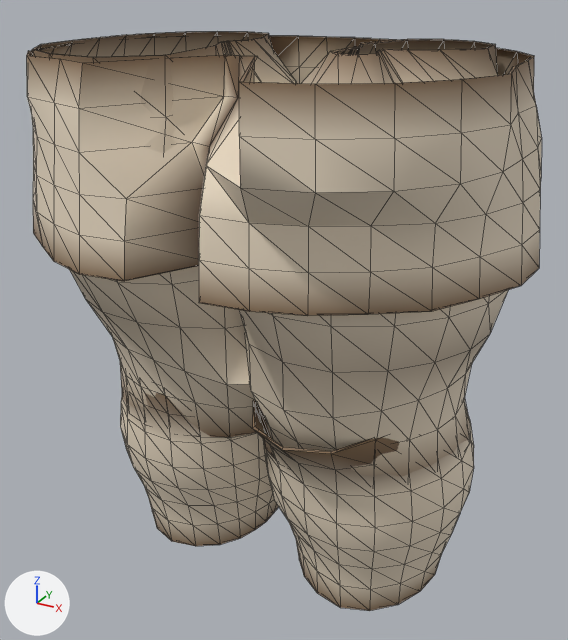
Renders of the glTF model assets_src/armor/kargan_0/leather_a_legs.glb from each side of a commit.
Before and after are seen from a camera (50 mm lens) standing at (0.556, -1.025, 1.188) and looking at (0.011, -0.035, 0.693). The axes (+X, +Y, +Z) are drawn at lower left. The lights are the same throughout. The older version comes first. Mesh edges are drawn as thin lines. Vertices at exactly the same position are counted once.

Script lines for the objects in view, before the commit:
```python
mat_leather = bpy.data.materials.new('leather')
mat_leather.use_nodes = True; mat_leather.node_tree.nodes.clear()
_N = mat_leather.node_tree.nodes; _L = mat_leather.node_tree.links
n0 = _N.new('ShaderNodeBsdfPrincipled'); n0.name = 'Principled BSDF'
n0.inputs[2].default_value = 0.66  # 'Roughness'
n1 = _N.new('ShaderNodeOutputMaterial'); n1.name = 'Material Output'
n2 = _N.new('ShaderNodeVertexColor'); n2.name = 'Color Attribute'
_L.new(n0.outputs[0], n1.inputs[0])  # 'BSDF' to 'Surface'
_L.new(n2.outputs[0], n0.inputs[0])  # 'Color' to 'Base Color'
me_leather_a_legs = bpy.data.meshes.new('leather_a_legs')
me_leather_a_legs.from_pydata(...)  # 1180 vertices, 2120 faces; spans x -0.374..0.381, y -0.364..0.275, z 0.26..1.1
me_leather_a_legs.materials.append(mat_leather)
ob_leather_a_legs = bpy.data.objects.new('leather_a_legs', me_leather_a_legs)
ob_leather_a_legs.location = (0.0, 0.0, 0.0)
```
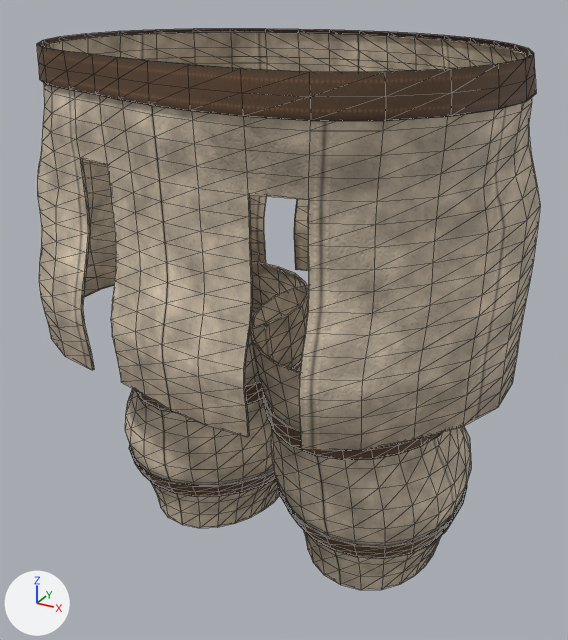
Changed parts and their boxes [x1, y1, x2, y2] in the pictures (568 x 640 px):
'leather_a_legs', surface changed, reshaped: before [27, 32, 542, 611]; after [37, 29, 540, 590]
part 1 of me_leather_a_legs, rebuilt (49% taller): before [27, 36, 542, 316]; after [37, 32, 540, 451]
part 2 of me_leather_a_legs, rebuilt: before [120, 393, 279, 546]; after [125, 261, 309, 528]
part 3 of me_leather_a_legs, rebuilt: before [252, 400, 474, 611]; after [250, 285, 471, 590]
part 4 of me_leather_a_legs, added (brown): after [37, 29, 536, 121]
part 5 of me_leather_a_legs, added: after [263, 392, 442, 460]
part 6 of me_leather_a_legs, added: after [277, 483, 467, 559]
part 7 of me_leather_a_legs, added (mostly hidden): after [135, 361, 301, 413]
part 8 of me_leather_a_legs, added: after [129, 445, 276, 497]
part 9 of me_leather_a_legs, deleted (brown): before [32, 32, 508, 477]

What changed in the scene script:
```text
Add img_strap_orm_png:
    img_strap_orm_png = load_image('strap_orm.png', '../textures/strap_orm.png', 128, 64, 'Non-Color')
Add img_strap_c_png:
    img_strap_c_png = load_image('strap_c.png', '../textures/strap_c.png', 128, 64, 'sRGB')
Add img_strap_n_png:
    img_strap_n_png = load_image('strap_n.png', '../textures/strap_n.png', 128, 64, 'Non-Color')
Add img_leather_orm_png:
    img_leather_orm_png = load_image('leather_orm.png', '../textures/leather_orm.png', 256, 256, 'Non-Color')
Add img_leather_c_png:
    img_leather_c_png = load_image('leather_c.png', '../textures/leather_c.png', 256, 256, 'sRGB')
Add img_leather_n_png:
    img_leather_n_png = load_image('leather_n.png', '../textures/leather_n.png', 256, 256, 'Non-Color')
Change mat_leather:
    remove # nodes: BsdfPrincipled, OutputMaterial, VertexColor
    nodes: BsdfPrincipled, Mix, NormalMap, OutputMaterial, SeparateColor, TexImage x3, VertexColor
    uses the picture img_leather_c_png
    uses the picture img_leather_n_png
    uses the picture img_leather_orm_png
Add mat_strap:
    mat_strap = bpy.data.materials.new('strap')
    # uses the picture img_strap_c_png
    # uses the picture img_strap_n_png
    # uses the picture img_strap_orm_png
Change me_leather_a_legs:
    used by ob_leather_a_legs; location = (0.0, 0.0, 0.0)
    remove me_leather_a_legs.from_pydata(...)  # 1180 vertices, 2120 faces; spans x -0.374..0.381, y -0.364..0.275, z 0.26..1.1
    add me_leather_a_legs.from_pydata(...)  # 2144 vertices, 3776 faces; spans x -0.375..0.373, y -0.349..0.261, z 0.288..1.105
    me_leather_a_legs part 1: the loose piece of 256 vertices spanning x -0.374..0.381, y -0.364..0.275, z 0.839..1.094 is rebuilt with 736 vertices and now spans x -0.375..0.373, y -0.344..0.261, z 0.668..1.099
    me_leather_a_legs part 2: the loose piece of 220 vertices spanning x -0.313..0.03, y -0.18..0.198, z 0.26..0.636 is rebuilt with 384 vertices and now spans x -0.31..0.031, y -0.198..0.192, z 0.288..0.72
    me_leather_a_legs part 3: the loose piece of 220 vertices spanning x -0.024..0.315, y -0.238..0.197, z 0.26..0.635 is rebuilt with 384 vertices and now spans x -0.028..0.311, y -0.201..0.192, z 0.288..0.72
    me_leather_a_legs part 4: a new loose piece of 160 vertices spanning x -0.338..0.359, y -0.349..0.224, z 1.059..1.105, in mat_strap
    me_leather_a_legs part 5: a new loose piece of 120 vertices spanning x -0.013..0.282, y -0.176..0.15, z 0.561..0.613, in mat_strap
    me_leather_a_legs part 6: a new loose piece of 120 vertices spanning x -0.012..0.308, y -0.153..0.192, z 0.374..0.427, in mat_strap
    me_leather_a_legs part 7: a new loose piece of 120 vertices spanning x -0.289..0.023, y -0.182..0.162, z 0.561..0.613, in mat_strap
    me_leather_a_legs part 8: a new loose piece of 120 vertices spanning x -0.306..0.015, y -0.153..0.193, z 0.374..0.427, in mat_strap
    me_leather_a_legs part 9: 484 vertices removed from x -0.35..0.354, y -0.282..0.207, z 0.52..1.1
    add me_leather_a_legs.materials.append(mat_strap)
```
